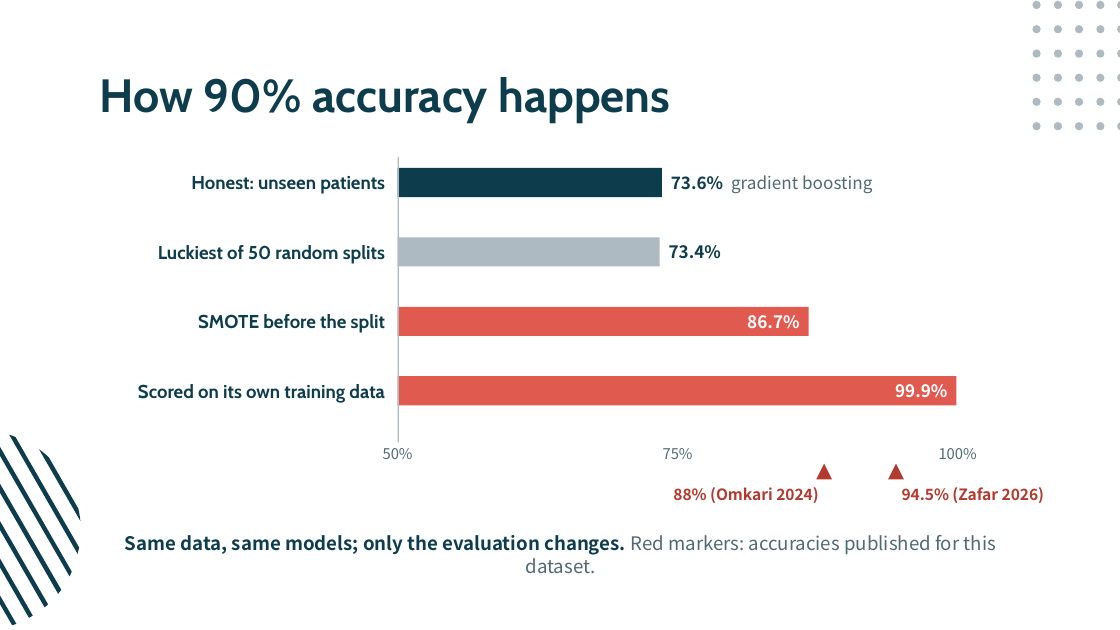
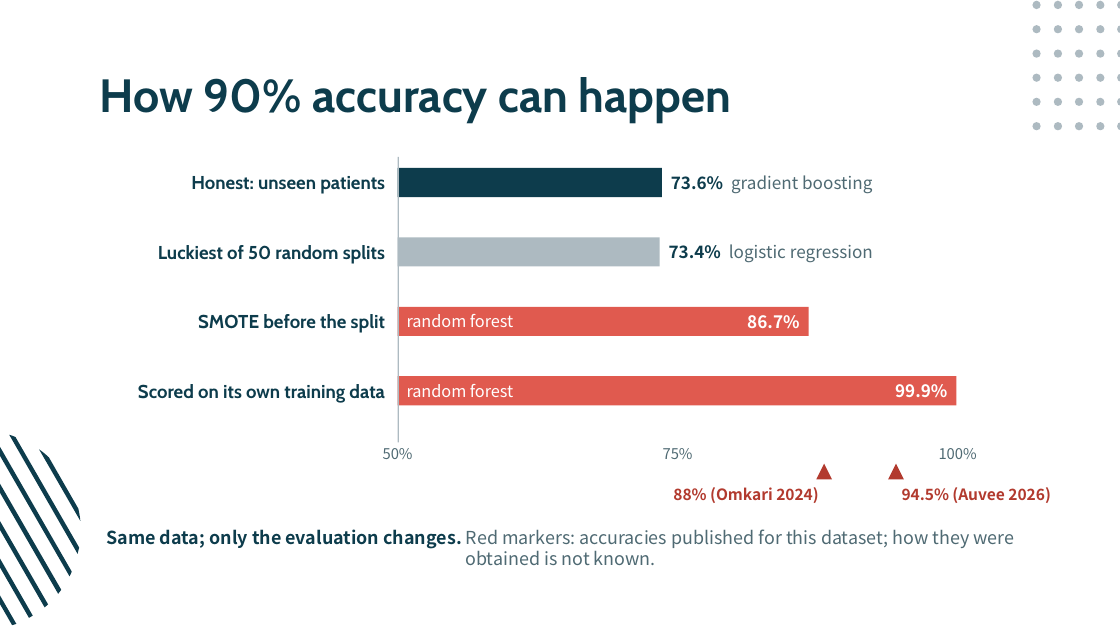
Before and after one commit to hadigghazi/cardio-risk, a slide deck: slide 11 of presentation/Cardio-Risk.pptx. Drawn at 1120x630 pixels with LibreOffice and Linux fonts; fonts in the diff are those of the drawing. Boxes give left, top, right and bottom in pixels: in the first picture for what was removed or moved away, otherwise in the second. Text is boxed around its words. In the diff, an @@ line names an element or a change of style, - is before the commit and + after.

```diff
--- a/presentation/Cardio-Risk.pptx
+++ b/presentation/Cardio-Risk.pptx
@@ title at [99,77,731,123]: text changed @@
-How 90% accuracy happens
+How 90% accuracy can happen
@@ text at [669,244,873,263]: text changed; text colour #0D3C4C to #4F6A73; bold off @@
-73.4%
+73.4% logistic regression
@@ text added at [407,314,513,327], 10.5 pt, text #FFFFFF @@
+random forest
@@ text added at [407,384,513,397], 10.5 pt, text #FFFFFF @@
+random forest
@@ text at [902,487,1050,503]: text changed @@
-94.5% (Zafar 2026)
+94.5% (Auvee 2026)
@@ text at [106,529,1015,565]: text changed; size 12 to 11.5 pt; text colour #0D3C4C to #4F6A73; bold off @@
-Same data, same models; only the evaluation changes. Red markers: accuracies published for this dataset.
+Same data; only the evaluation changes. Red markers: accuracies published for this dataset; how they were obtained is not known.
```
Also in this commit, not shown: 12 other slides changed, 12 other files.
